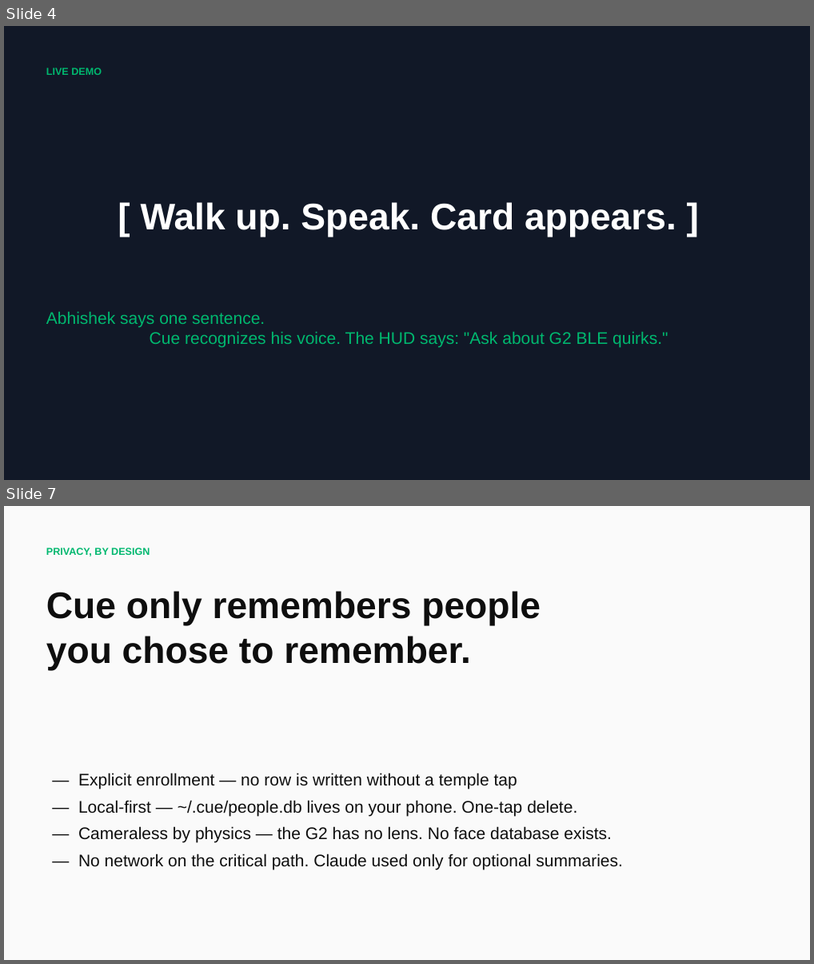
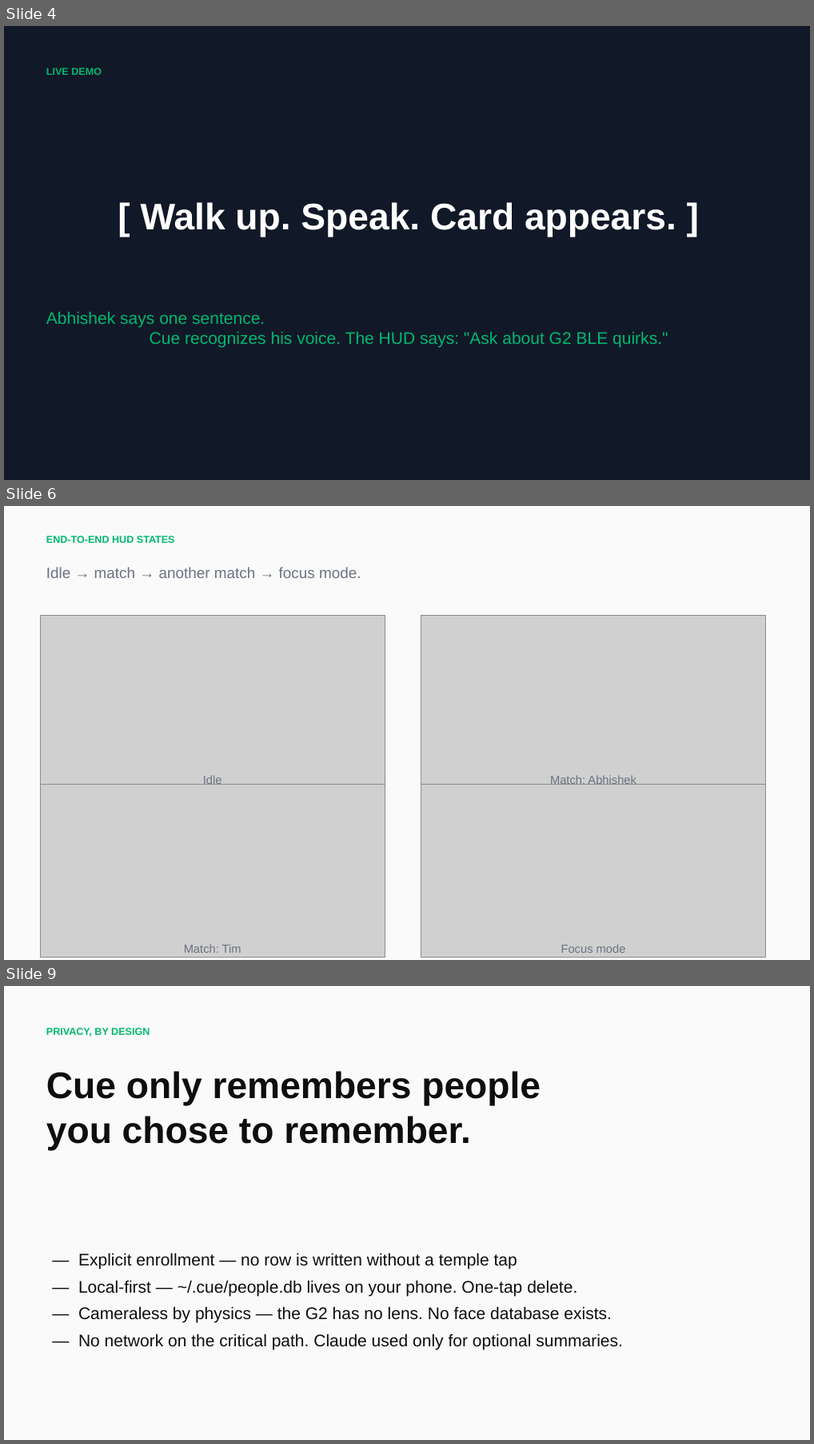
Before and after one commit to abhishekj720/Cue-evenRealitiesG2, a slide deck: docs/Cue-Pitch.pptx. Shown one above the other, each under a label of ours: slides 4 and 7 before the commit, slides 4, 6 and 9 after it; the slides between them are not shown. The pictures are 814x964 and 814x1444 pixels, drawn with LibreOffice and Linux fonts; fonts in the diff are those of the drawing; grey boxes stand for pictures. Boxes give left, top, right and bottom in pixels: in the first picture for what was removed or moved away, otherwise in the second. Text is boxed around its words. In the diff, an @@ line names an element or a change of style, - is before the commit and + after.

Commit message:
pitch: HUD screenshots + end-to-end flow diagram + terminal log; embedded in deck

```diff
--- a/docs/Cue-Pitch.pptx
+++ b/docs/Cue-Pitch.pptx
@@ slide 6 added at (4,506,810,960), background #FAFAFA @@
@@ text added at (46,536,175,543), 12 pt, text #00B86F, bold @@
+END-TO-END HUD STATES
@@ text added at (46,567,362,578), 18 pt, text #6B7280 @@
+Idle → match → another match → focus mode.
@@ picture added at (40,615,385,788) @@
@@ picture added at (422,615,766,788) @@
@@ picture added at (40,784,385,956) @@
@@ text added at (203,775,222,784), 14 pt, text #6B7280 @@
+Idle
@@ picture added at (422,784,766,956) @@
@@ text added at (550,775,637,784), 14 pt, text #6B7280 @@
+Match: Abhishek
@@ text added at (184,944,242,952), 14 pt, text #6B7280 @@
+Match: Tim
@@ text added at (562,944,626,952), 14 pt, text #6B7280 @@
+Focus mode
@@ what was slide 7 is now slide 9 @@
```
Also in this commit, not shown: 1 slide changed, 2 other slides added, 1 slide removed, 16 other files.
